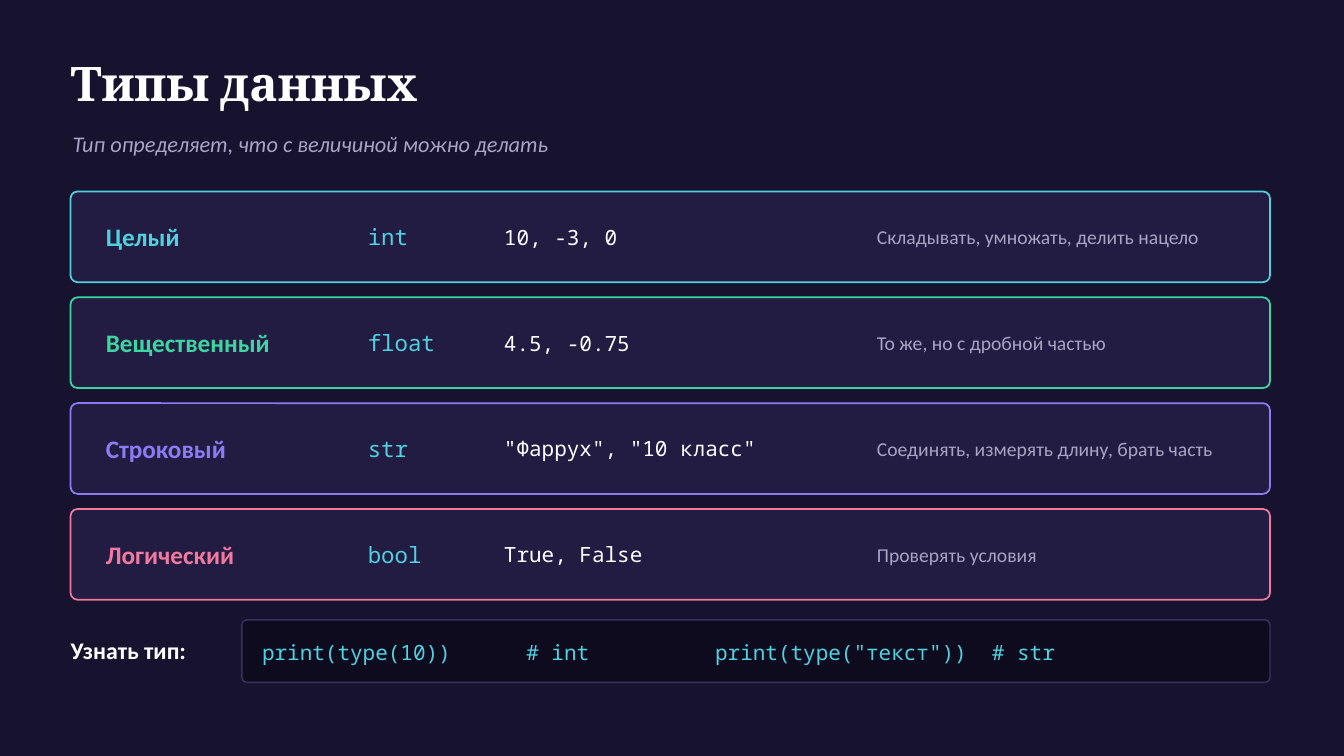
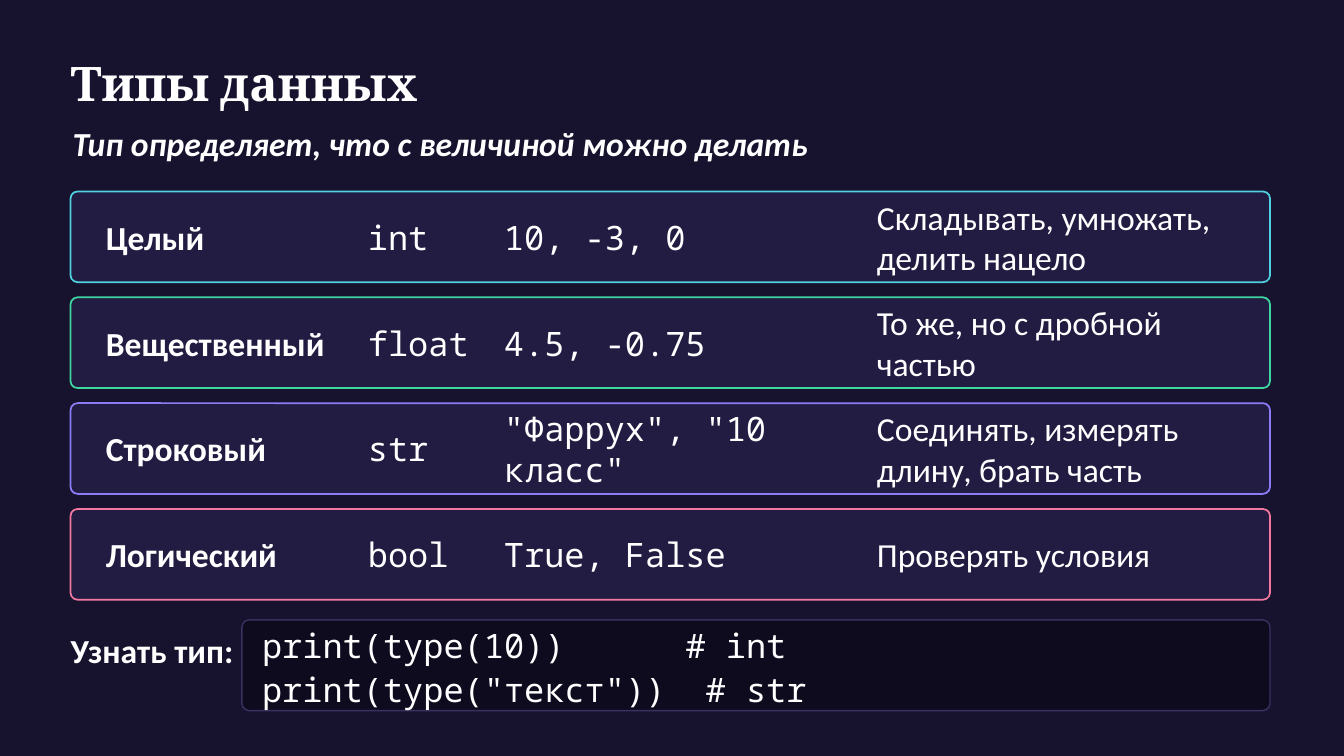
Before and after one commit to MuhammadMusa1/Pulotovschool, a slide deck: slide 17 of 10 класс/urok3/Презентация_занятие3_ред2.pptx. Drawn at 1344x756 pixels with LibreOffice and Linux fonts; fonts in the diff are those of the drawing. Boxes give left, top, right and bottom in pixels: in the first picture for what was removed or moved away, otherwise in the second. Text is boxed around its words. In the diff, an @@ line names an element or a change of style, - is before the commit and + after.

```diff
--- a/10 класс/urok3/Презентация_занятие3_ред2.pptx
+++ b/10 класс/urok3/Презентация_занятие3_ред2.pptx
@@ text "Тип определяет, что с величиной ..." at (x1=73, y1=133, x2=808, y2=162): size 16 to 24 pt, text colour #A9A3C4 to #FFFFFF, bold on @@
@@ text "Целый" at (x1=106, y1=227, x2=205, y2=255): size 18 to 24 pt, text colour #4FD1E0 to #FFFFFF @@
@@ text "Вещественный" at (x1=106, y1=333, x2=325, y2=362): size 18 to 24 pt, text colour #3DD6A0 to #FFFFFF @@
@@ text "Строковый" at (x1=106, y1=438, x2=266, y2=467): size 18 to 24 pt, text colour #8B7CF6 to #FFFFFF @@
@@ text "Логический" at (x1=106, y1=544, x2=277, y2=568): size 18 to 24 pt, text colour #F2789F to #FFFFFF @@
@@ size 16 to 24 pt, text colour #4FD1E0 to #FFFFFF in 4 elements at (x1=368, y1=224, x2=429, y2=251), (x1=368, y1=330, x2=469, y2=357), (x1=368, y1=438, x2=429, y2=462), (x1=368, y1=541, x2=449, y2=568) @@
@@ size 15 to 24 pt in 4 elements at (x1=504, y1=225, x2=685, y2=255), (x1=504, y1=331, x2=706, y2=361), (x1=504, y1=416, x2=767, y2=483), (x1=504, y1=541, x2=726, y2=572) @@
@@ size 14 to 24 pt, text colour #A9A3C4 to #FFFFFF in 4 elements at (x1=877, y1=208, x2=1211, y2=276), (x1=877, y1=312, x2=1162, y2=377), (x1=877, y1=419, x2=1178, y2=488), (x1=877, y1=545, x2=1150, y2=573) @@
@@ rounded rectangle resized from (x1=242, y1=620, x2=1270, y2=683) to (x1=242, y1=620, x2=1270, y2=711) @@
@@ text "Узнать тип:" at (x1=71, y1=641, x2=233, y2=664): size 17 to 24 pt @@
@@ text "print(type(10)) # int print(type("текст")) # ..." moved from (x1=262, y1=644, x2=1055, y2=665) to (x1=262, y1=632, x2=807, y2=711) @@
@@ text "print(type(10)) # int print(type("текст")) # ..." at (x1=262, y1=632, x2=807, y2=711): size 15 to 24 pt, text colour #4FD1E0 to #FFFFFF @@
```
Also in this commit, not shown: 19 other slides changed, 1 other file.
